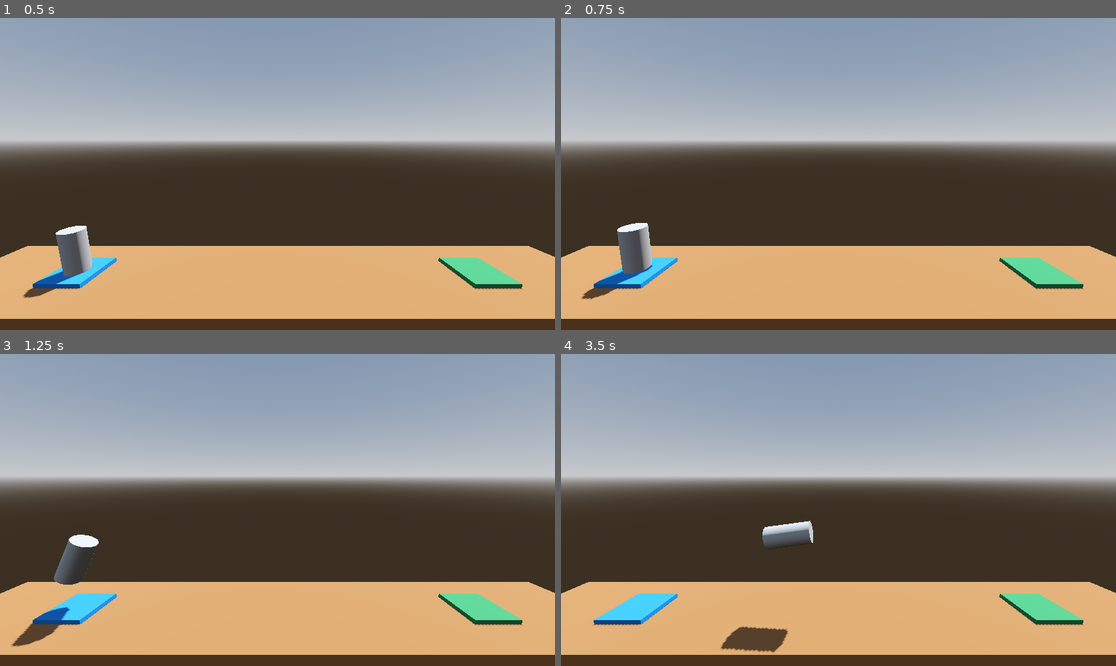
Above: before the commit, frames 1-4 (two rows, left to right).
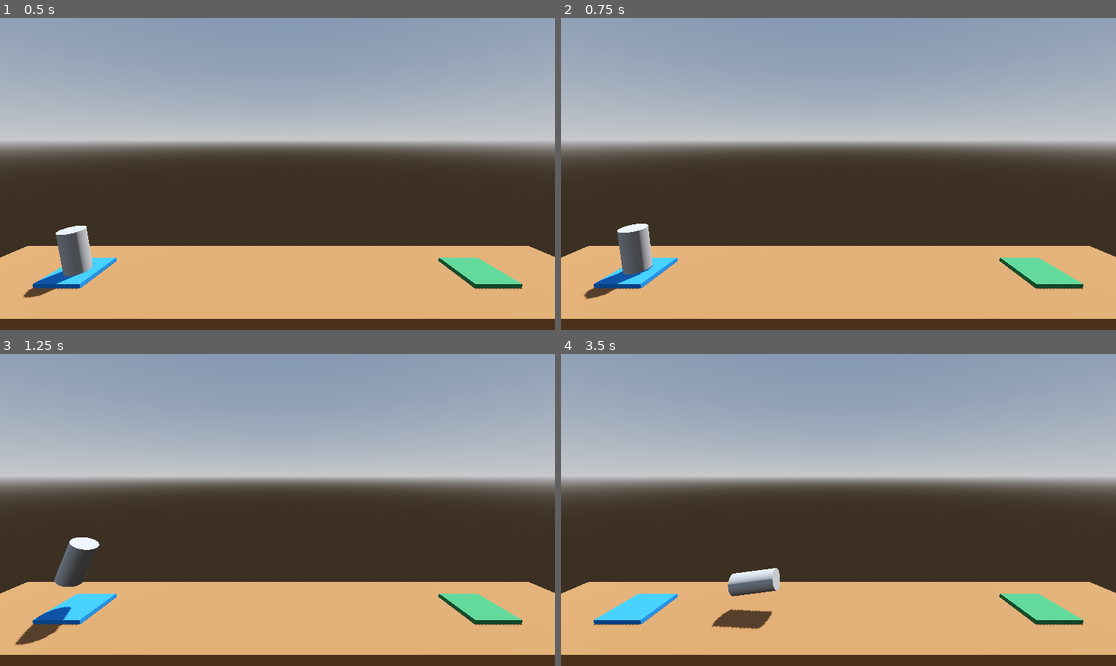
Above: after the commit, the same moments.

Repository: digdug2600/ProjectBoost
Game: Godot game, scene res://Level/level.tscn
Same seed, same stepped clock (60 frames per second), same inputs: the game is played once before the commit and once after it.
Inputs:
- Up to frame 1 (0.5 s): no input
- Up to frame 2 (0.75 s): tap Enter (ui_accept) at 0.5 s; hold Right (ui_right) from 0.53 s (still down); hold Space (Boost, bound only after the commit) from 0.53 s (still down)
- Up to frame 3 (1.25 s): keep holding Right (ui_right); keep holding Space (Boost, bound only after the commit); tap Enter (ui_accept) at 0.77, 0.8, 1.07 s
- Up to frame 4 (3.5 s): release Right (ui_right) at 1.28 s; release Space (Boost, bound only after the commit) at 1.28 s; hold Left (ui_left) 1.28-2.03 s; tap Enter (ui_accept) at 1.35, 1.52, 1.82, 2.3, 3.02, 3.32 s; tap Space (Boost, bound only after the commit) at 1.55, 2.85 s; hold Space (Boost, bound only after the commit) 2.03-2.78 s; hold Right (ui_right) from 2.03 s (still down)

Frame 1 is identical in both runs. In frame 2, less than 0.1% of the frame differs, in the area x 3-17%, y 65-91%; in frame 3, 0.3%; in frame 4, 2.5%, in the area x 27-46%, y 53-96%.

Commit message:
Key mappings

Diff:
--- a/Player.gd
+++ b/Player.gd
@@ -4,11 +4,11 @@
 
 # Called every frame. 'delta' is the elapsed time since the previous frame.
 func _process(delta: float) -> void:
-	if Input.is_action_pressed("ui_accept"):
+	if Input.is_action_pressed("Boost"):
 		apply_central_force(basis.y * delta * 1000.0)
 
-	if Input.is_action_pressed("ui_left"):
+	if Input.is_action_pressed("Left Rotate"):
 		apply_torque(Vector3(0.0, 0.0, 100.0 * delta))
 
-	if Input.is_action_pressed("ui_right"):
+	if Input.is_action_pressed("Rotate Right"):
 		apply_torque(Vector3(0.0, 0.0, -100.0 * delta))
--- a/project.godot
+++ b/project.godot
@@ -14,3 +14,25 @@
 run/main_scene="res://Level/level.tscn"
 config/features=PackedStringArray("4.1", "Forward Plus")
 config/icon="res://icon.svg"
+
+[input]
+
+Boost={
+"deadzone": 0.5,
+"events": [Object(InputEventKey,"resource_local_to_scene":false,"resource_name":"","device":-1,"window_id":0,"alt_pressed":false,"shift_pressed":false,"ctrl_pressed":false,"meta_pressed":false,"pressed":false,"keycode":0,"physical_keycode":32,"key_label":0,"unicode":32,"echo":false,"script":null)
+, Object(InputEventKey,"resource_local_to_scene":false,"resource_name":"","device":-1,"window_id":0,"alt_pressed":false,"shift_pressed":false,"ctrl_pressed":false,"meta_pressed":false,"pressed":false,"keycode":0,"physical_keycode":87,"key_label":0,"unicode":119,"echo":false,"script":null)
+, Object(InputEventKey,"resource_local_to_scene":false,"resource_name":"","device":-1,"window_id":0,"alt_pressed":false,"shift_pressed":false,"ctrl_pressed":false,"meta_pressed":false,"pressed":false,"keycode":0,"physical_keycode":4194320,"key_label":0,"unicode":0,"echo":false,"script":null)
+]
+}
+"Left Rotate"={
+"deadzone": 0.5,
+"events": [Object(InputEventKey,"resource_local_to_scene":false,"resource_name":"","device":-1,"window_id":0,"alt_pressed":false,"shift_pressed":false,"ctrl_pressed":false,"meta_pressed":false,"pressed":false,"keycode":0,"physical_keycode":65,"key_label":0,"unicode":97,"echo":false,"script":null)
+, Object(InputEventKey,"resource_local_to_scene":false,"resource_name":"","device":-1,"window_id":0,"alt_pressed":false,"shift_pressed":false,"ctrl_pressed":false,"meta_pressed":false,"pressed":false,"keycode":0,"physical_keycode":4194319,"key_label":0,"unicode":0,"echo":false,"script":null)
+]
+}
+"Rotate Right"={
+"deadzone": 0.5,
+"events": [Object(InputEventKey,"resource_local_to_scene":false,"resource_name":"","device":-1,"window_id":0,"alt_pressed":false,"shift_pressed":false,"ctrl_pressed":false,"meta_pressed":false,"pressed":false,"keycode":0,"physical_keycode":68,"key_label":0,"unicode":100,"echo":false,"script":null)
+, Object(InputEventKey,"resource_local_to_scene":false,"resource_name":"","device":-1,"window_id":0,"alt_pressed":false,"shift_pressed":false,"ctrl_pressed":false,"meta_pressed":false,"pressed":false,"keycode":0,"physical_keycode":4194321,"key_label":0,"unicode":0,"echo":false,"script":null)
+]
+}
